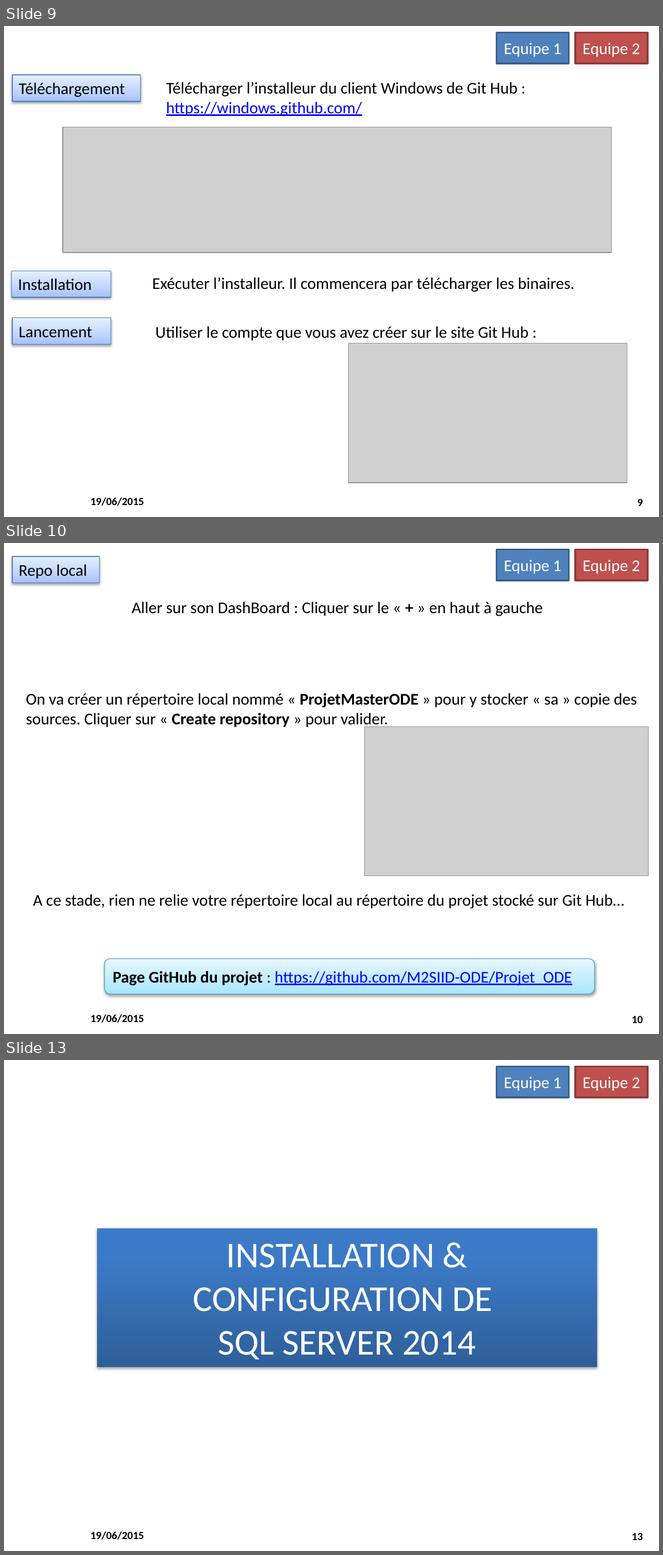
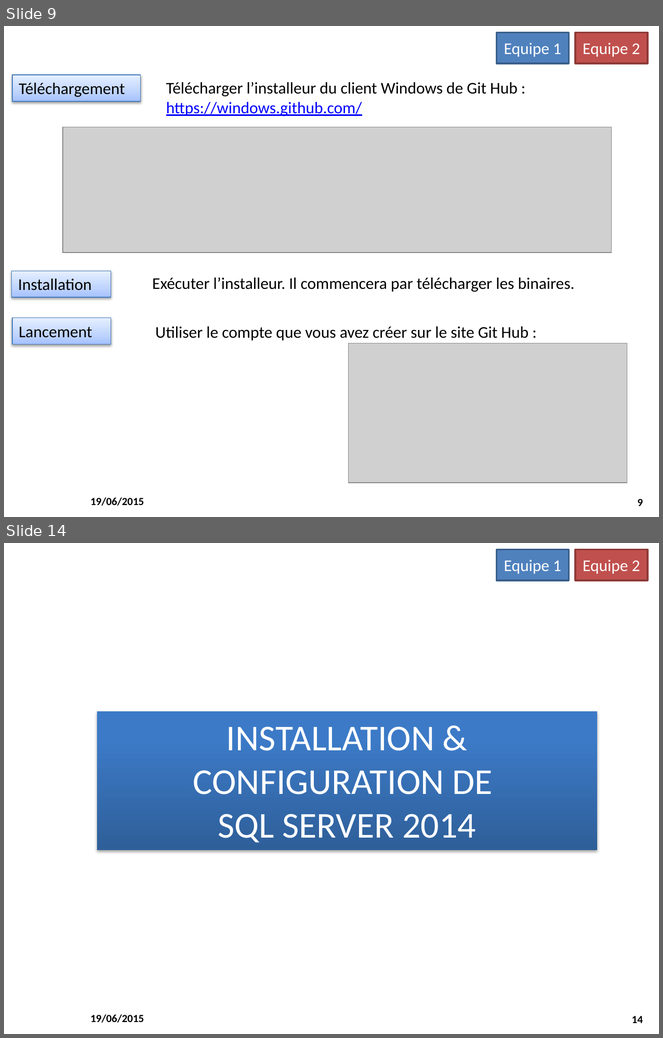
Before and after one commit to M2SIID-ODE/Projet_ODE, a slide deck: Documentation/3 - Documentation technique/Installation_PostesDevs_2015-06_19_v1.pptx. Shown one above the other, each under a label of ours: slides 9, 10 and 13 before the commit, slides 9 and 14 after it; the slides between them are not shown. The pictures are 663x1555 and 663x1038 pixels, drawn with LibreOffice and Linux fonts; fonts in the diff are those of the drawing; grey boxes stand for pictures; background and template pictures are left out. Boxes give left, top, right and bottom in pixels: in the first picture for what was removed or moved away, otherwise in the second. Text is boxed around its words. In the diff, an @@ line names an element or a change of style, - is before the commit and + after.

```diff
--- a/Documentation/3 - Documentation technique/Installation_PostesDevs_2015-06_19_v1.pptx
+++ b/Documentation/3 - Documentation technique/Installation_PostesDevs_2015-06_19_v1.pptx
@@ slide 10 removed at (4,543,659,1034), background #FFFFFF; not listed: 2 template elements that a slide beside it also shows @@
@@ rectangle removed at (12,557,100,583) @@
-Repo local
@@ rectangle removed at (497,550,569,580) @@
-Equipe 1
@@ rectangle removed at (575,550,647,580) @@
-Equipe 2
@@ text removed at (132,602,543,616) @@
-Aller sur son DashBoard : Cliquer sur le « + » en haut à gauche
@@ text removed at (26,693,637,729) @@
-On va créer un répertoire local nommé « ProjetMasterODE » pour y stocker « sa » copie des sources. Cliquer sur « Create repository » pour valider.
@@ picture removed at (364,727,648,876) @@
@@ text removed at (33,895,624,909) @@
-A ce stade, rien ne relie votre répertoire local au répertoire du projet stocké sur Git Hub…
@@ rounded rectangle removed at (105,959,595,994) @@
-Page GitHub du projet : https://github.com/M2SIID-ODE/Projet_ODE
@@ what was slide 13 is now slide 14 @@
@@ page number at (632,1016,643,1023): text changed @@
-13
+14
```
Also in this commit, not shown: 4 slides changed, 3 slides added, 1 other slide removed.
